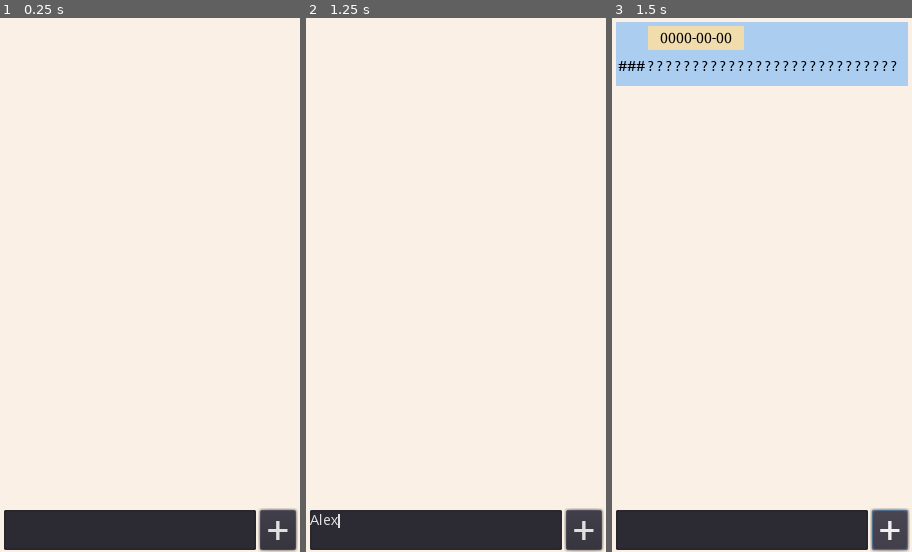
Above: before the commit, frames 1-3 (left to right).
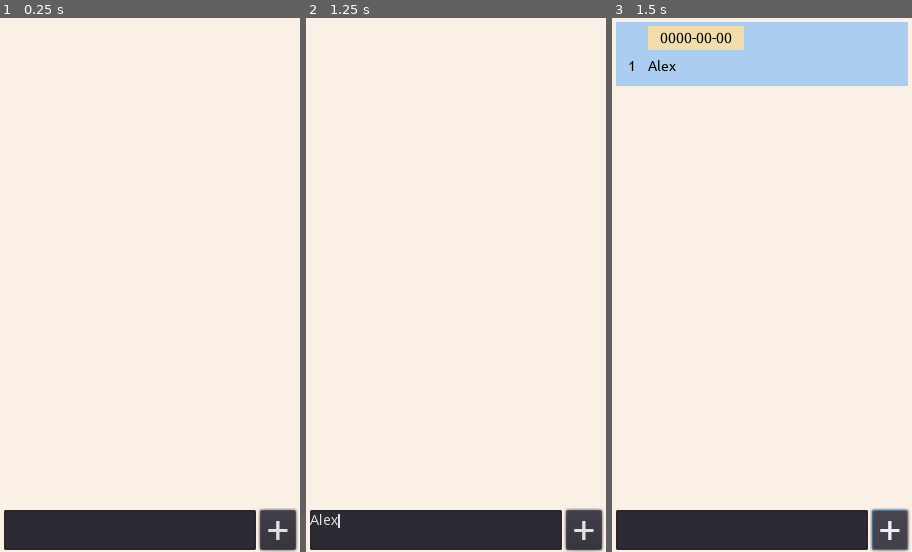
Above: after the commit, the same moments.

Repository: zantyru/wrk-QA21-godot-task-list
Game: Godot game, scene res://Main.tscn
Same seed, same stepped clock (60 frames per second), same inputs: the game is played once before the commit and once after it.
Inputs (mouse positions are in pixels of both pictures, inside the frame that each line leads up to):
- Up to frame 1 (0.25 s): no input
- Up to frame 2 (1.25 s): click (435, 530) at 0.52 s; type "Alex" at 0.6 s
- Up to frame 3 (1.5 s): click "+" at 1.25 s

Frames 1-2 are identical in both runs. In frame 3, 0.6% of the frame differs, in the area x 2-95%, y 7-10%.
Error before the commit: Invalid get index 'message' (on base: 'ColorRect (TaskListItemView.gd)'). (res://Main.gd:31)

Commit message:
Правка вёрстки GUI: поле ввода текста и кнопка создания записи правильно реагируют на изменение размера окна приложения.

Diff:
--- a/Main.gd
+++ b/Main.gd
@@ -27,6 +27,4 @@
 
     var task_list_item_view := TaskListItemView.instantiate()
     _tasks_gui_container.add_child(task_list_item_view)
-
-    print(task_list_item_view.message)
-#    task_list_item_view.message.text = task_desc
+    task_list_item_view.set_data(text, "0000-00-00", len(_tasks))
--- a/Main.tscn
+++ b/Main.tscn
@@ -28,18 +28,25 @@
 custom_constants/separation = 4
 
 [node name="TaskTextInput" type="TextEdit" parent="."]
+anchor_top = 1.0
+anchor_right = 1.0
+anchor_bottom = 1.0
 margin_left = 4.0
-margin_top = 492.0
-margin_right = 256.0
-margin_bottom = 532.0
+margin_top = -42.0
+margin_right = -44.0
+margin_bottom = -2.0
 middle_mouse_paste_enabled = false
 caret_blink = true
 
 [node name="Button" type="Button" parent="."]
-margin_left = 260.0
-margin_top = 492.0
-margin_right = 296.0
-margin_bottom = 532.0
+anchor_left = 1.0
+anchor_top = 1.0
+anchor_right = 1.0
+anchor_bottom = 1.0
+margin_left = -40.0
+margin_top = -42.0
+margin_right = -4.0
+margin_bottom = -2.0
 custom_fonts/font = ExtResource( 2 )
 text = "+"
 
